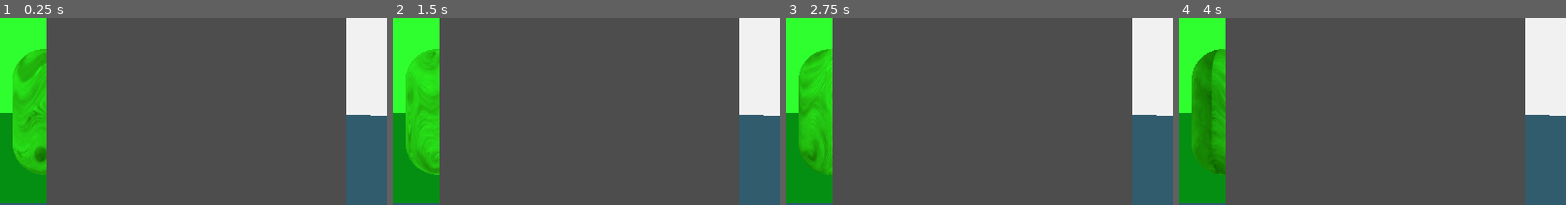
Above: before the commit, frames 1-4 (left to right).
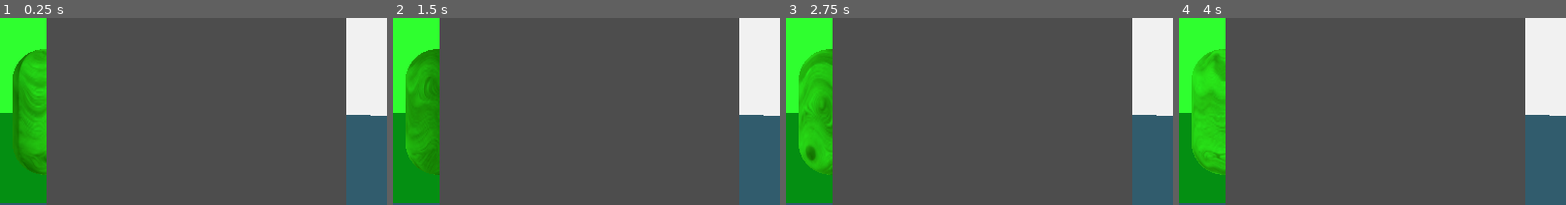
Above: after the commit, the same moments.

Repository: marcelb/godot_render_texture
Game: Godot game, scene res://render_texture_world.tscn
Two runs of this game, one before a commit and one after it. Both use one fixed random seed, a clock stepped at 60 frames per second and the inputs below.
Inputs:
- Up to frame 1 (0.25 s): no input
- Up to frame 2 (1.5 s): no input
- Up to frame 3 (2.75 s): no input
- Up to frame 4 (4 s): no input
The pictures show only the part of the screen within x 50-100%, y 18-68%; the shares and areas given below are measured in that part.

The runs differ from the first frame. In frame 1, 3.1% of the frame differs, in the area x 3-13%, y 17-84%; in frame 2, 4.6%; in frame 3, 2.3%; in frame 4, 4.8%, in the area x 3-13%, y 16-84%.

Commit message:
fixing project name

Diff:
--- a/project.godot
+++ b/project.godot
@@ -10,7 +10,7 @@
 
 [application]
 
-config/name="transparency_test"
+config/name="godot_render_texture"
 run/main_scene="res://render_texture_world.tscn"
 config/features=PackedStringArray("4.3", "Forward Plus")
 config/icon="res://icon.svg"
--- a/render_texture_world.tscn
+++ b/render_texture_world.tscn
@@ -123,7 +123,7 @@
 remote_path = NodePath("../../SubViewport/Camera3D")
 
 [node name="someobject" type="MeshInstance3D" parent="."]
-transform = Transform3D(0.240687, 0, -0.966303, 0, 1, 0, 0.966303, 0, 0.240687, 0, 0.992885, 0)
+transform = Transform3D(-0.332746, 0, 0.938556, 0, 1, 0, -0.938556, 0, -0.332746, 0, 0.992885, 0)
 mesh = SubResource("CapsuleMesh_k7d28")
 surface_material_override/0 = SubResource("StandardMaterial3D_apbd1")
 script = SubResource("GDScript_cc6ib")
@@ -153,7 +153,7 @@
 script = SubResource("GDScript_uclt0")
 
 [node name="Camera3D" type="Camera3D" parent="SubViewport"]
-transform = Transform3D(0.996083, -0.00943928, 0.0879187, 0, 0.994286, 0.10675, -0.088424, -0.106332, 0.990391, -0.07209, 1.40923, 4.32901)
+transform = Transform3D(0.996083, -0.00943928, 0.0879187, 0, 0.994286, 0.10675, -0.088424, -0.106332, 0.990391, -0.0720902, 1.40923, 4.32901)
 visible = false
 cull_mask = 1048573
 script = SubResource("GDScript_1mwor")
